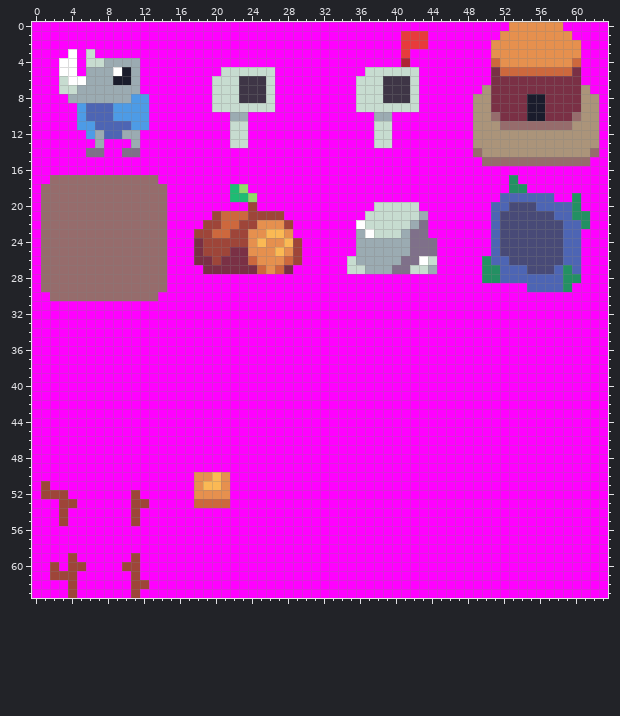
Pixel-art sprite, stored at res/img/sprites.png. The picture above is the old version.
The file is 64x64 pixels.
And afterwards:
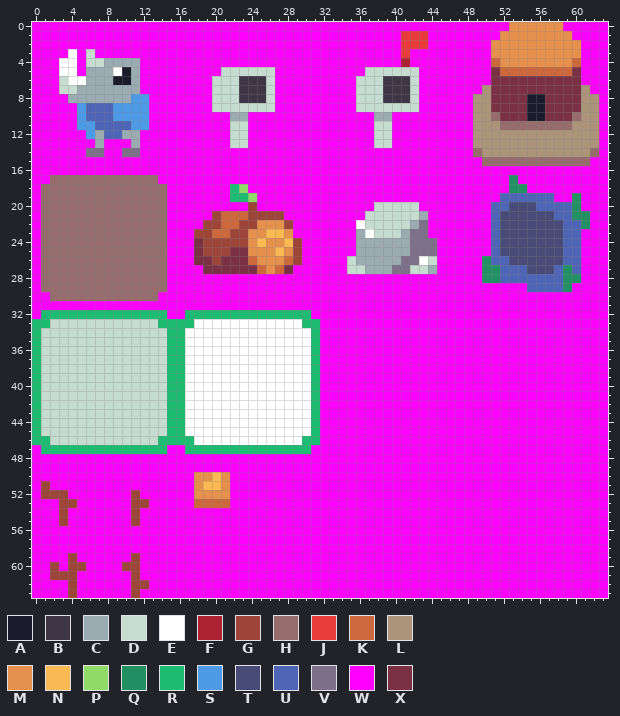
Palette (. is transparent): A #1a1c2c  B #3e3546  C #9babb2  D #c7dcd0  E #ffffff  F #ae2334  G #9e4539  H #966c6c  J #e83b3b  K #cd683d  L #ab947a  M #e6904e  N #fbb954  P #91db69  Q #239063  R #1ebc73  S #4d9be6  T #484a77  U #4d65b4  V #7f708a  W #ff00ff  X #7a3045
Message: Map: add sprites for level selection buttons
Change:
Colour D replaces colour W in row 33 at x 2 to 13; in rows 34 to 45 at x 1 to 14; in row 46 at x 2 to 13.
Colour E replaces colour W in row 33 at x 18 to 29; in rows 34 to 45 at x 17 to 30; in row 46 at x 18 to 29.
Colour R replaces colour W in row 32 at x 1 to 14 and 17 to 30; in row 33 at x 0 to 1, 14 to 17 and 30 to 31; in rows 34 to 45 at x 0, 15 to 16 and 31; in row 46 at x 0 to 1, 14 to 17 and 30 to 31; in row 47 at x 1 to 14 and 17 to 30.
Pixel boxes of the changes (left, top, right, bottom) in both pictures:
changed: (32, 310, 320, 454)
